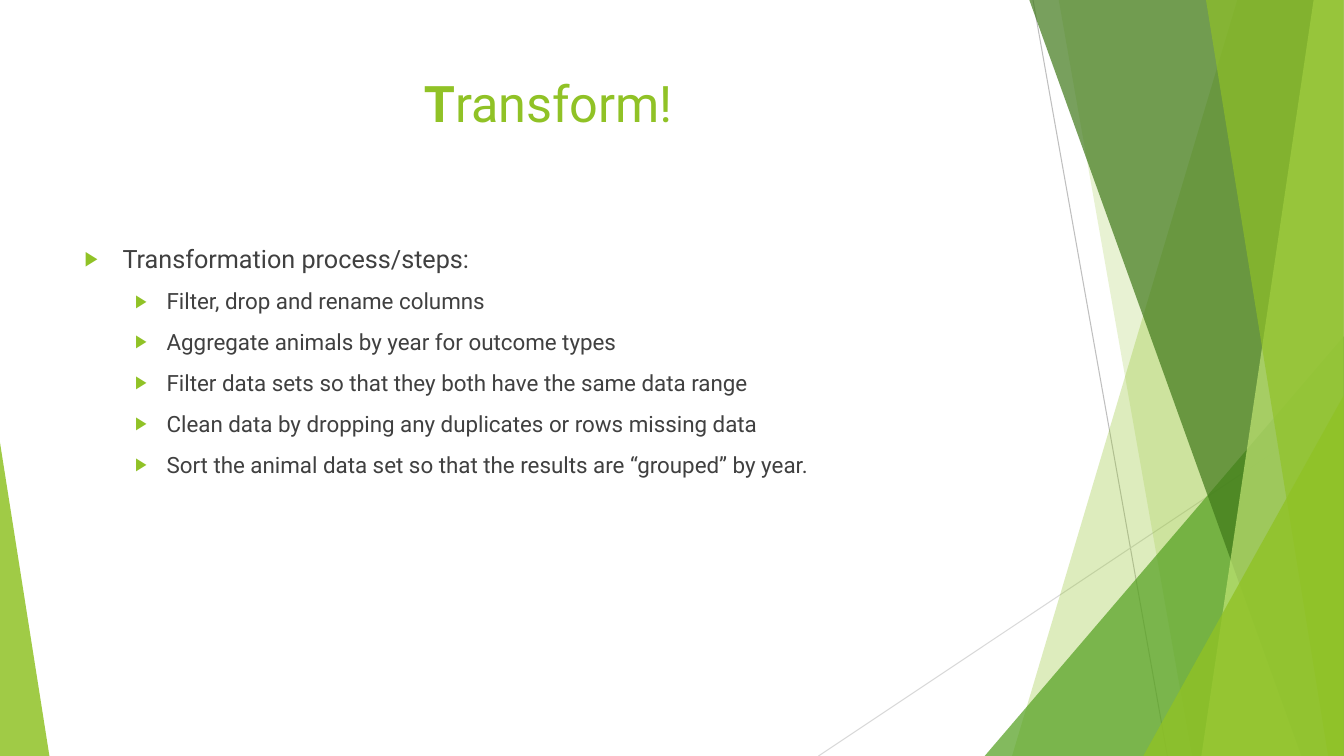
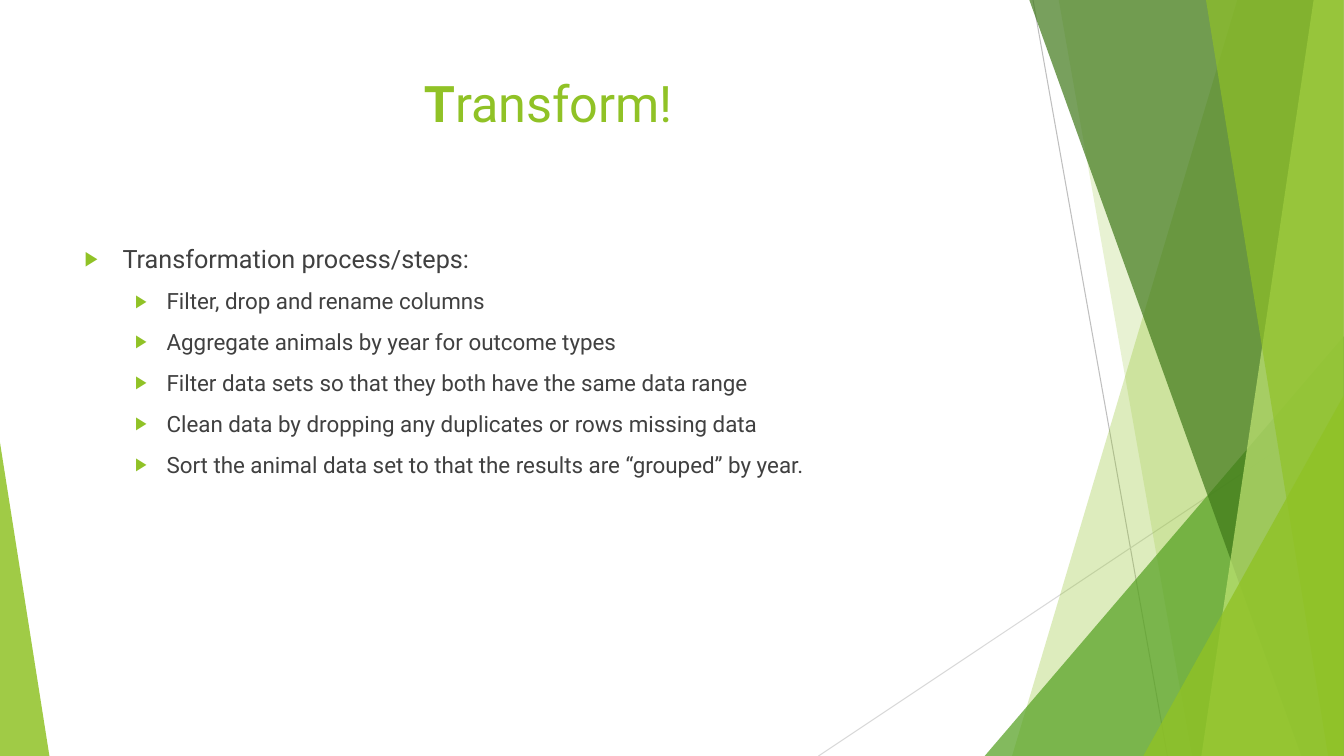
Before and after one commit to Kerrykova/ETLProject, a slide deck: slide 3 of ETL PROJECT POWERPOINT.pptx (slide 4 before the commit). Drawn at 1344x756 pixels with LibreOffice and Linux fonts; fonts in the diff are those of the drawing. Boxes give left, top, right and bottom in pixels: in the first picture for what was removed or moved away, otherwise in the second. Text is boxed around its words. In the diff, an @@ line names an element or a change of style, - is before the commit and + after.

```diff
--- a/ETL PROJECT POWERPOINT.pptx
+++ b/ETL PROJECT POWERPOINT.pptx
@@ text at <box>167,456,804,478</box>: text changed @@
-  ▶ Sort the animal data set so that the results are “grouped” by year.
+  ▶ Sort the animal data set to that the results are “grouped” by year.
```
Also in this commit, not shown: 2 other slides changed, 1 slide removed.
